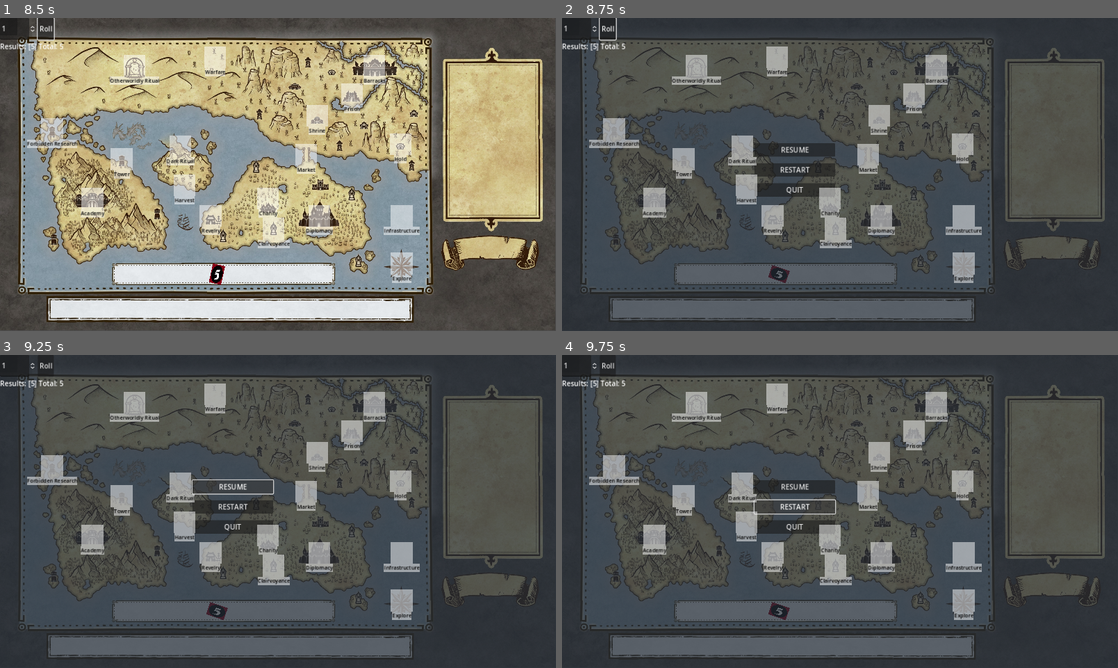
Above: before the commit, frames 1-4 (two rows, left to right).
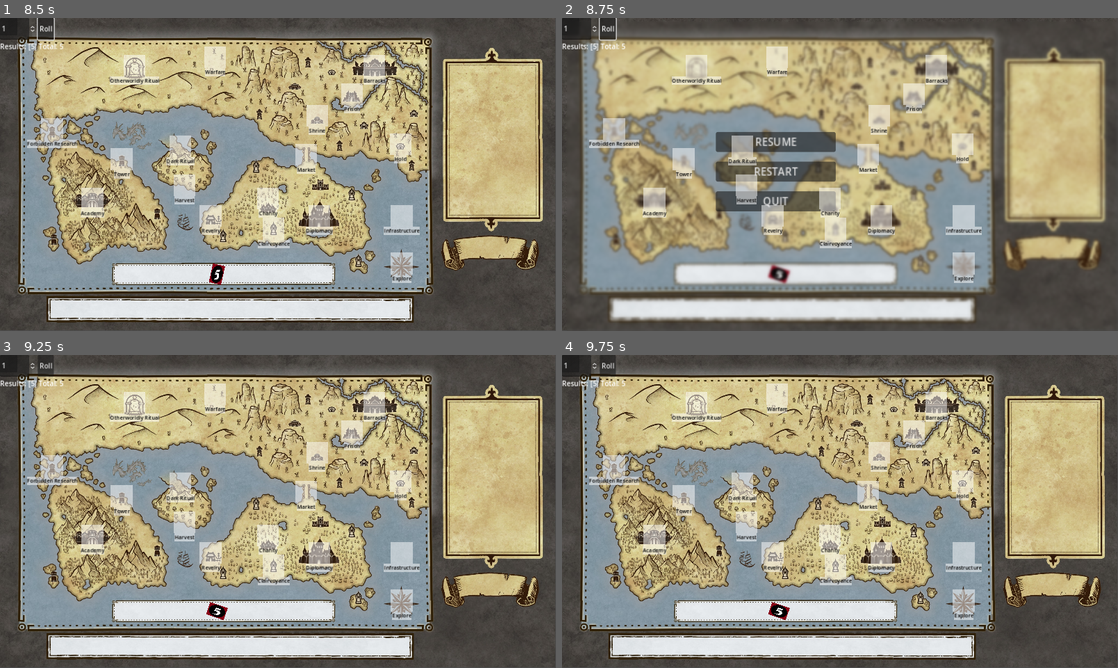
Above: after the commit, the same moments.

Repository: Evenwood/godotgamejam77
Game: Godot game, scene res://Main.tscn
Two runs of this game, one before a commit and one after it. Both use one fixed random seed, a clock stepped at 60 frames per second and the inputs below.
Inputs (mouse positions are in pixels of both pictures, inside the frame that each line leads up to):
- Up to frame 1 (8.5 s): click "Start Game" at 0.5 s; click "Roll" at 1.25 s; click "Roll" at 2 s; click "Roll" at 2.75 s; tap Enter at 3.5, 5.75, 8 s; drag from (216, 274) to (316, 215) at 3.52 s; drag from (316, 215) to (183, 183) at 4.27 s; tap Space at 5, 6.5 s; move the mouse to (333, 105) at 5.02 s; click (333, 105) at 5.17 s; drag from (250, 237) to (400, 262) at 5.77 s; drag from (216, 274) to (400, 262) at 6.52 s; drag from (111, 127) to (272, 227) at 7.27 s; move the mouse to (305, 174) at 8.02 s; click (305, 174) at 8.17 s
- Up to frame 2 (8.75 s): tap Escape (escape) at 8.65 s
- Up to frame 3 (9.25 s): click "RESUME" at 8.75 s
- Up to frame 4 (9.75 s): click (795, 508) at 9.5 s, where only the run before the commit has a clickable "RESTART"

Frame 1 is identical in both runs. In frame 2, 89% of the frame differs, in the area x 0-100%, y 0-100%; in frame 3, 89%; in frame 4, 89%.

Commit message:
Added blur background

Diff:
--- a/game/GUI/pause_menu.gd
+++ b/game/GUI/pause_menu.gd
@@ -1,6 +1,6 @@
 extends Control
 var paused = false;
-@onready var pause_menu = $PanelContainer2/PauseMenu
+
 
 # Called every frame. 'delta' is the elapsed time since the previous frame.
 #func _process(delta):
@@ -20,3 +20,11 @@
 
 func _on_quit_pressed() -> void:
 	get_tree().quit()
+
+
+func _on_restart_pressed() -> void:
+	get_tree().reload_current_scene()
+
+
+func _on_resume_pressed() -> void:
+	hide()
--- a/game/GUI/pause_menu.tscn
+++ b/game/GUI/pause_menu.tscn
@@ -1,8 +1,13 @@
-[gd_scene load_steps=5 format=3 uid="uid://cwcup6x6mim5w"]
+[gd_scene load_steps=7 format=3 uid="uid://cwcup6x6mim5w"]
 
 [ext_resource type="Script" path="res://GUI/pause_menu.gd" id="1_06qo3"]
+[ext_resource type="Shader" path="res://GUI/pause_menu.gdshader" id="2_3nhkl"]
 
 [sub_resource type="Theme" id="Theme_cpr4y"]
+
+[sub_resource type="ShaderMaterial" id="ShaderMaterial_tmshs"]
+shader = ExtResource("2_3nhkl")
+shader_parameter/lod = 1.255
 
 [sub_resource type="Theme" id="Theme_sbdxu"]
 
@@ -21,44 +26,51 @@
 script = ExtResource("1_06qo3")
 
 [node name="ColorRect" type="ColorRect" parent="."]
+material = SubResource("ShaderMaterial_tmshs")
 layout_mode = 1
 anchors_preset = 15
 anchor_right = 1.0
 anchor_bottom = 1.0
-offset_right = 1720.0
-offset_bottom = 880.0
+offset_left = 12.0
+offset_top = 8.0
+offset_right = 1732.0
+offset_bottom = 888.0
 grow_horizontal = 2
 grow_vertical = 2
+scale = Vector2(1.0248, 0.910212)
 color = Color(0.140972, 0.172511, 0.211244, 0.721569)
 
-[node name="MarginContainer" type="MarginContainer" parent="ColorRect"]
+[node name="MarginContainer" type="MarginContainer" parent="."]
 layout_mode = 0
-offset_left = 393.0
-offset_top = 238.0
-offset_right = 679.0
-offset_bottom = 461.0
+offset_left = 280.0
+offset_top = 188.0
+offset_right = 566.0
+offset_bottom = 411.0
+scale = Vector2(1.48369, 1.48371)
 theme = SubResource("Theme_sbdxu")
 theme_override_constants/margin_left = 50
 theme_override_constants/margin_top = 50
 theme_override_constants/margin_right = 50
 theme_override_constants/margin_bottom = 50
 
-[node name="VBoxContainer" type="VBoxContainer" parent="ColorRect/MarginContainer"]
+[node name="VBoxContainer" type="VBoxContainer" parent="MarginContainer"]
 layout_mode = 2
 theme = SubResource("Theme_i2sm0")
 theme_override_constants/separation = 15
 
-[node name="Resume" type="Button" parent="ColorRect/MarginContainer/VBoxContainer"]
+[node name="Resume" type="Button" parent="MarginContainer/VBoxContainer"]
 layout_mode = 2
 text = "RESUME
 "
 
-[node name="Restart" type="Button" parent="ColorRect/MarginContainer/VBoxContainer"]
+[node name="Restart" type="Button" parent="MarginContainer/VBoxContainer"]
 layout_mode = 2
 text = "RESTART"
 
-[node name="Quit" type="Button" parent="ColorRect/MarginContainer/VBoxContainer"]
+[node name="Quit" type="Button" parent="MarginContainer/VBoxContainer"]
 layout_mode = 2
 text = "QUIT"
 
-[connection signal="pressed" from="ColorRect/MarginContainer/VBoxContainer/Quit" to="." method="_on_quit_pressed"]
+[connection signal="pressed" from="MarginContainer/VBoxContainer/Resume" to="." method="_on_resume_pressed"]
+[connection signal="pressed" from="MarginContainer/VBoxContainer/Restart" to="." method="_on_restart_pressed"]
+[connection signal="pressed" from="MarginContainer/VBoxContainer/Quit" to="." method="_on_quit_pressed"]
